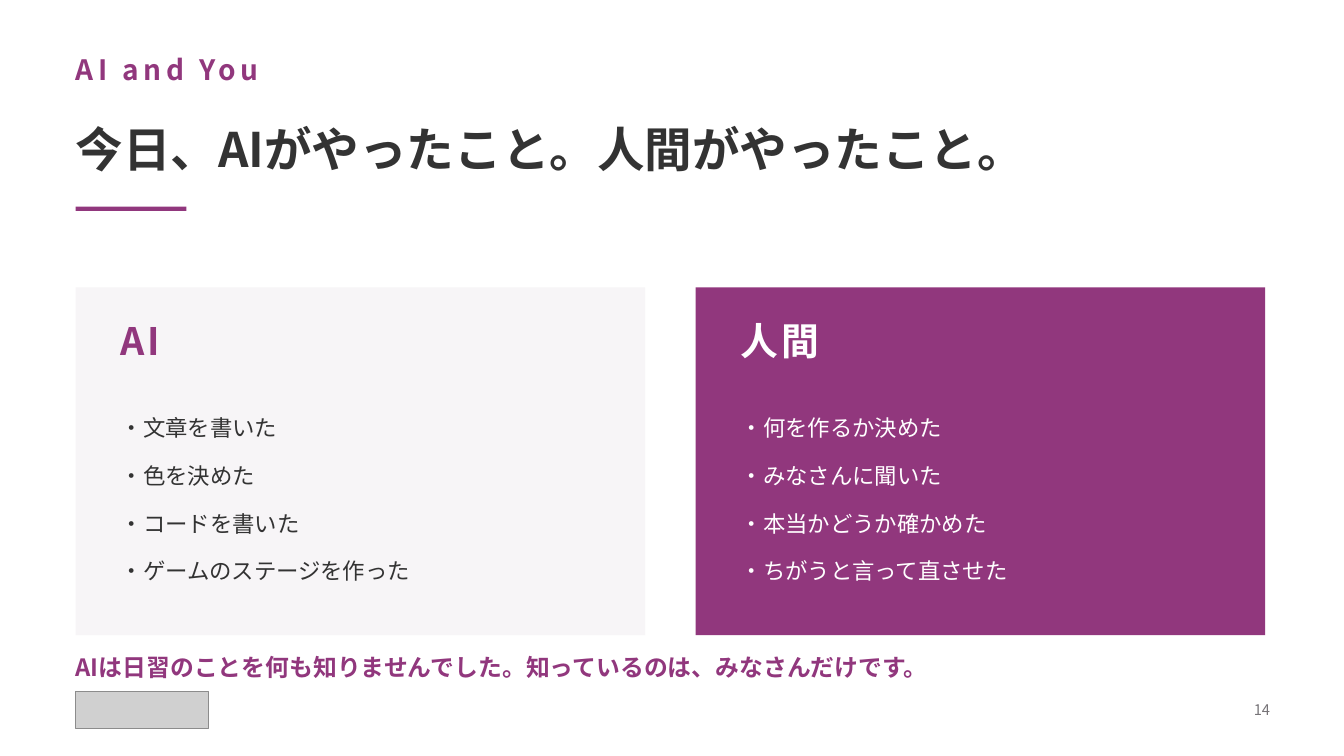
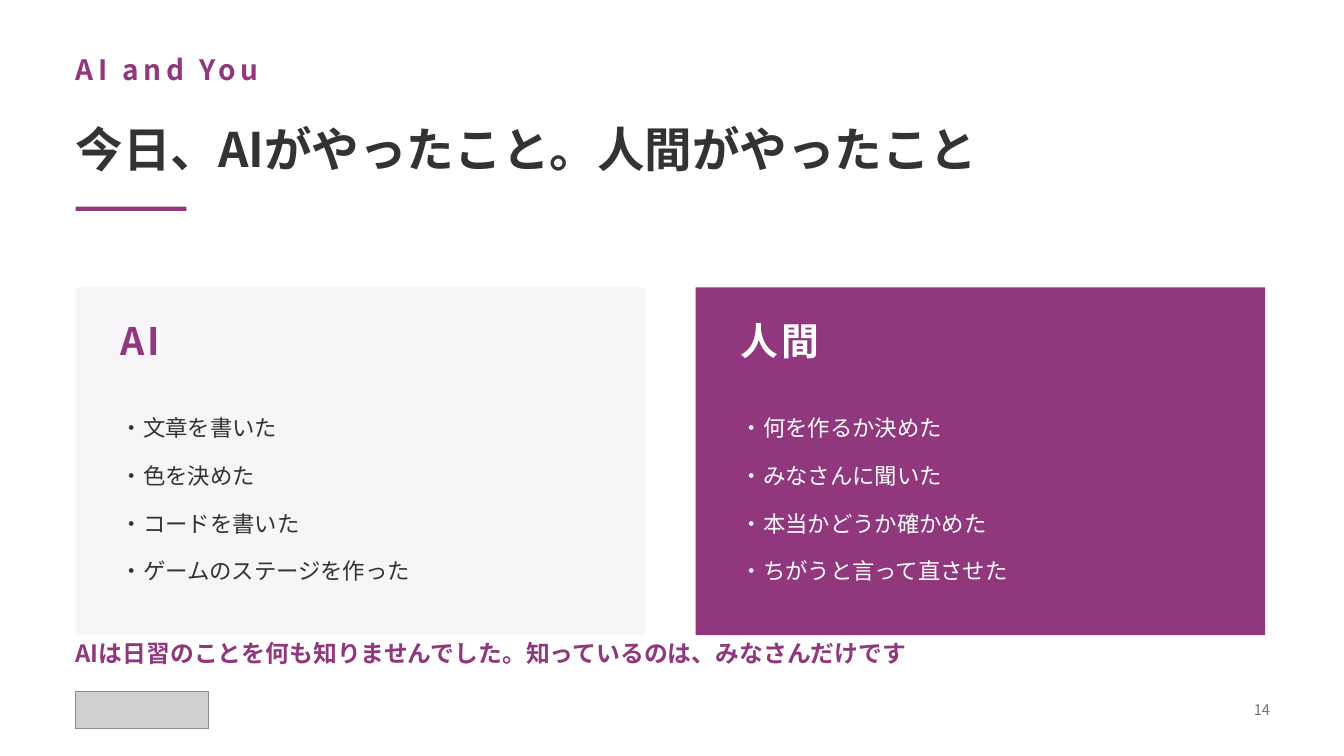
Before and after one commit to yutakaJssst/narashino-visit-2, a slide deck: slide 14 of slides/nichinara20260908.pptx. Drawn at 1344x756 pixels with LibreOffice and Linux fonts; fonts in the diff are those of the drawing; grey boxes stand for pictures. Boxes give left, top, right and bottom in pixels: in the first picture for what was removed or moved away, otherwise in the second. Text is boxed around its words. In the diff, an @@ line names an element or a change of style, - is before the commit and + after.

```diff
--- a/slides/nichinara20260908.pptx
+++ b/slides/nichinara20260908.pptx
@@ text at [76, 126, 978, 172]: text changed @@
-今日、AIがやったこと。人間がやったこと。
+今日、AIがやったこと。人間がやったこと
@@ text at [76, 642, 907, 664]: text changed @@
-AIは日習のことを何も知りませんでした。知っているのは、みなさんだけです。
+AIは日習のことを何も知りませんでした。知っているのは、みなさんだけです
```
Also in this commit, not shown: 15 other slides changed, 2 other files.
